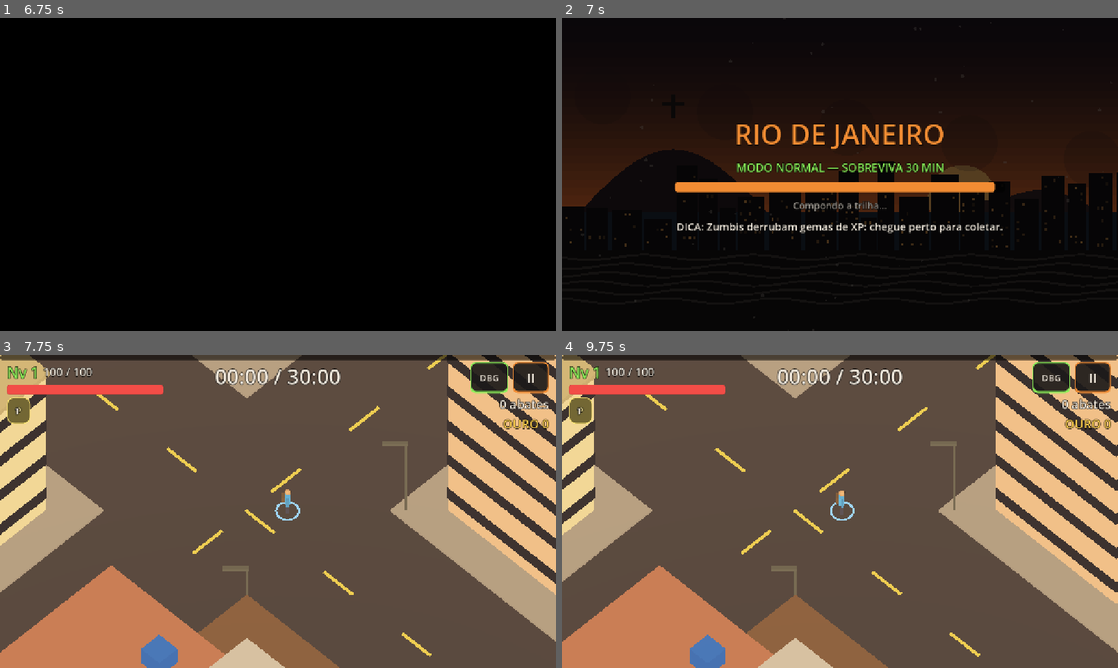
Above: before the commit, frames 1-4 (two rows, left to right).
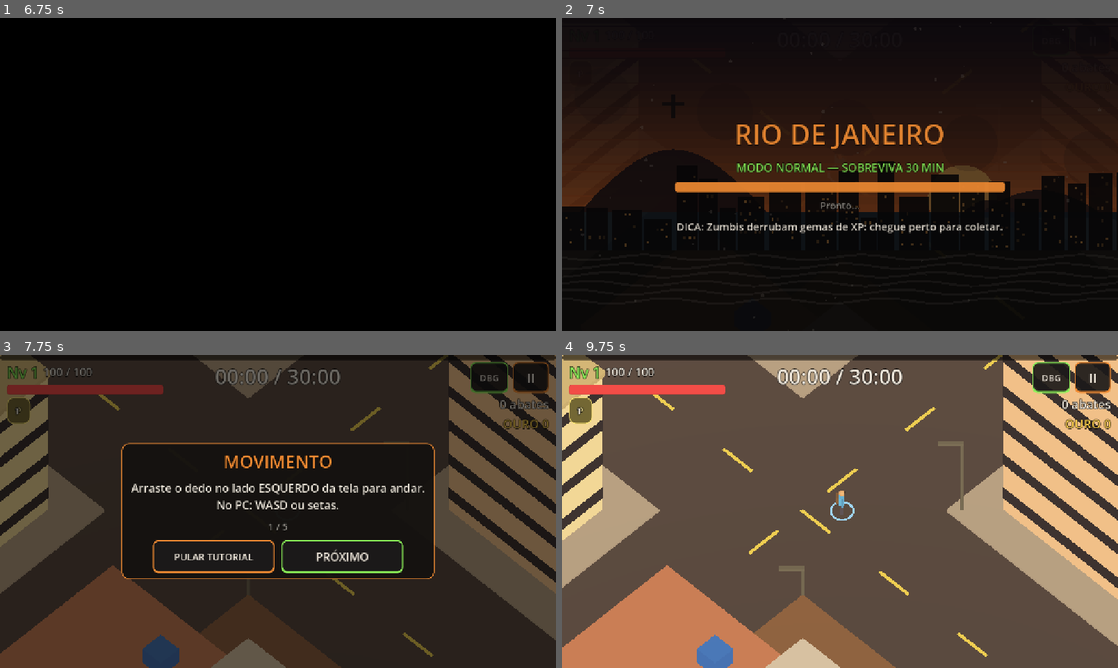
Above: after the commit, the same moments.

Repository: marcelobq2009-cpu/survivors-game
Game: Godot game, scene res://ui/main_menu.tscn
Same seed, same stepped clock (60 frames per second), same inputs: the game is played once before the commit and once after it.
Inputs (mouse positions are in pixels of both pictures, inside the frame that each line leads up to):
- Up to frame 1 (6.75 s): click "JOGAR" at 0.5 s; click "‹ Voltar" at 1.25 s; click "JOGAR" at 2 s; click (61, 127) at 2.77 s; click (166, 127) at 3.52 s; click (272, 127) at 4.27 s; click "PRÓXIMO" at 5 s; click "PRÓXIMO" at 5.75 s; click "INICIAR" at 6.5 s
- Up to frame 2 (7 s): no input
- Up to frame 3 (7.75 s): tap Enter at 7.25 s; move the mouse to (400, 495) at 7.27 s; hold D (move_right) from 7.28 s (still down); hold Shift from 7.28 s (still down); click (400, 495) at 7.42 s; tap Space (ui_select) at 7.52 s
- Up to frame 4 (9.75 s): release D (move_right) at 8 s; release Shift at 8 s; drag from (728, 527) to (812, 574) at 8.02 s; click "PRÓXIMO" at 8.75 s; click "PULAR TUTORIAL" at 9.5 s

Frame 1 is identical in both runs. In frame 2, 0.3% of the frame differs, in the area x 41-80%, y 52-62%; in frame 3, 98%, in the area x 0-100%, y 0-100%; in frame 4, 12%.

Commit message:
perf: carregamento prepara so a musica do modo; chefe e vinhetas em segundo plano
Na web a 1a partida levava ~90 s compondo todas as trilhas.

Co-Authored-By: Claude Opus 5.5 <noreply@anthropic.com>

Diff:
--- a/autoload/audio.gd
+++ b/autoload/audio.gd
@@ -36,7 +36,11 @@
 const BAKE_FIRST: Array[StringName] = [&"ui_click", &"ui_select", &"ui_back", &"ui_transition"]
 ## Trilhas preparadas ja na abertura do jogo (o resto: na tela de carregamento).
 const MUSIC_STARTUP: Array[StringName] = [&"menu", &"loading"]
-const MUSIC_GAME: Array[StringName] = [&"music_game", &"ranked", &"boss"]
+const MUSIC_GAME: Array[StringName] = [&"boss", &"music_game", &"ranked"]
+## Tempo de preparo por frame: na tela de carregamento e durante a partida.
+const LOADING_BUDGET_MS := 30
+const BACKGROUND_BUDGET_MS := 3
+const MENU_BUDGET_MS := 6
 
 signal music_ready(track: StringName)
 
@@ -620,6 +624,7 @@
 	if _composing:
 		return
 	_composing = true
+	_composer.frame_budget_ms = MENU_BUDGET_MS
 	for track: StringName in MUSIC_STARTUP:
 		await _prepare_track(track)
 		if _wanted_music == track and _music_id != track:
@@ -628,38 +633,57 @@
 	_composing = false
 
 
-## Prepara (gera ou carrega do cache) tudo que a partida usa: efeitos, musicas
-## da partida e vinhetas. Chamado pela tela de carregamento; `progress` recebe
-## (0..1, texto). Rapido depois da primeira vez (cache).
-func prepare_for_game(progress: Callable = Callable()) -> void:
-	while _composing:
+## Prepara (gera ou carrega do cache) o que a partida precisa para comecar:
+## efeitos e a musica principal `main_track`. Chamado pela tela de carregamento;
+## `progress` recebe (0..1, texto). O resto (chefe, outras trilhas, vinhetas) e
+## composto em segundo plano durante a partida. Rapido depois da 1a vez (cache).
+func prepare_for_game(progress: Callable = Callable(), main_track: StringName = &"music_game") -> void:
+	while _composing:  # Ainda compondo algo de antes: acelera e espera.
+		_composer.frame_budget_ms = LOADING_BUDGET_MS
 		await get_tree().process_frame
+	_composing = true
+	_composer.frame_budget_ms = LOADING_BUDGET_MS
 	var ids: Array[StringName] = []
 	for id: StringName in catalog:
 		if not _streams.has(id):
 			ids.append(id)
-	var total := ids.size() + MUSIC_GAME.size() + MusicComposer.STINGERS.size()
+	var total := ids.size() + 1
 	var done := 0
 	var frame_start := Time.get_ticks_msec()
 	for id: StringName in ids:
 		_bake(id)
 		done += 1
-		if Time.get_ticks_msec() - frame_start > 12:
+		if Time.get_ticks_msec() - frame_start > LOADING_BUDGET_MS:
 			if progress.is_valid():
 				progress.call(float(done) / total, "Afinando a batucada")
 			await get_tree().process_frame
 			frame_start = Time.get_ticks_msec()
+	if progress.is_valid():
+		progress.call(float(done) / total, "Compondo a trilha")
+	if MusicComposer.TRACKS.has(main_track) and not _tracks.has(main_track):
+		await _prepare_track(main_track)
+		if _wanted_music == main_track and _music_id != main_track:
+			_switch_music(main_track)
+	if progress.is_valid():
+		progress.call(1.0, "Pronto")
+	_composing = false
+	_prepare_rest_in_background()
+
+
+## Compoe o restante das musicas da partida e as vinhetas aos poucos (pouco
+## tempo por frame). Se o chefe chegar antes, a musica dele entra quando ficar pronta.
+func _prepare_rest_in_background() -> void:
+	if _composing:
+		return
+	_composing = true
+	_composer.frame_budget_ms = BACKGROUND_BUDGET_MS
+	await _prepare_stingers()
 	for track: StringName in MUSIC_GAME:
 		if not _tracks.has(track):
 			await _prepare_track(track)
-		done += 1
-		if progress.is_valid():
-			progress.call(float(done) / total, "Compondo a trilha")
-		if _wanted_music == track and _music_id != track:
-			_switch_music(track)
-	await _prepare_stingers()
-	if progress.is_valid():
-		progress.call(1.0, "Pronto")
+			if _wanted_music == track and _music_id != track:
+				_switch_music(track)
+	_composing = false
 
 
 func _prepare_stingers() -> void:
--- a/game/audio/music_composer.gd
+++ b/game/audio/music_composer.gd
@@ -9,7 +9,9 @@
 ## A composicao e feita aos poucos (await) para nao travar o jogo.
 
 ## Milissegundos de trabalho por frame antes de "respirar" (nao travar a tela).
-const FRAME_BUDGET_MS := 6
+## Milissegundos de composicao por frame (maior na tela de carregamento,
+## pequeno durante a partida para nao travar).
+var frame_budget_ms: int = 6
 
 ## Definicao das trilhas: bpm, compassos e nomes das camadas (em ordem de intensidade).
 const TRACKS: Dictionary = {
@@ -287,6 +289,6 @@
 
 ## Se ja trabalhou demais neste frame, espera o proximo (nao trava a tela).
 func _breathe() -> void:
-	if Time.get_ticks_msec() - _frame_start > FRAME_BUDGET_MS:
+	if Time.get_ticks_msec() - _frame_start > frame_budget_ms:
 		await (Engine.get_main_loop() as SceneTree).process_frame
 		_frame_start = Time.get_ticks_msec()
--- a/game/world/world.gd
+++ b/game/world/world.gd
@@ -51,7 +51,8 @@
 	map.build_progress.connect(loading.set_map_progress)
 	map_holder.add_child(map)
 	await map.build_async()
-	await Audio.prepare_for_game(loading.set_audio_progress)
+	var music := &"ranked" if setup.is_ranked() else setup.map.music_id
+	await Audio.prepare_for_game(loading.set_audio_progress, music)
 	var player := PLAYER_SCENE.instantiate() as Player
 	player.character = setup.character
 	add_child(player)
@@ -66,7 +67,7 @@
 	Events.player_died.connect(end_run.bind(false))
 	Events.run_started.emit()
 	Events.xp_changed.emit(0, GameState.progression.xp_needed(), 1)
-	Audio.play_music(&"ranked" if setup.is_ranked() else setup.map.music_id)
+	Audio.play_music(music)
 	started.emit()
 
 
Not shown, changed: docs/AUDIO.md
